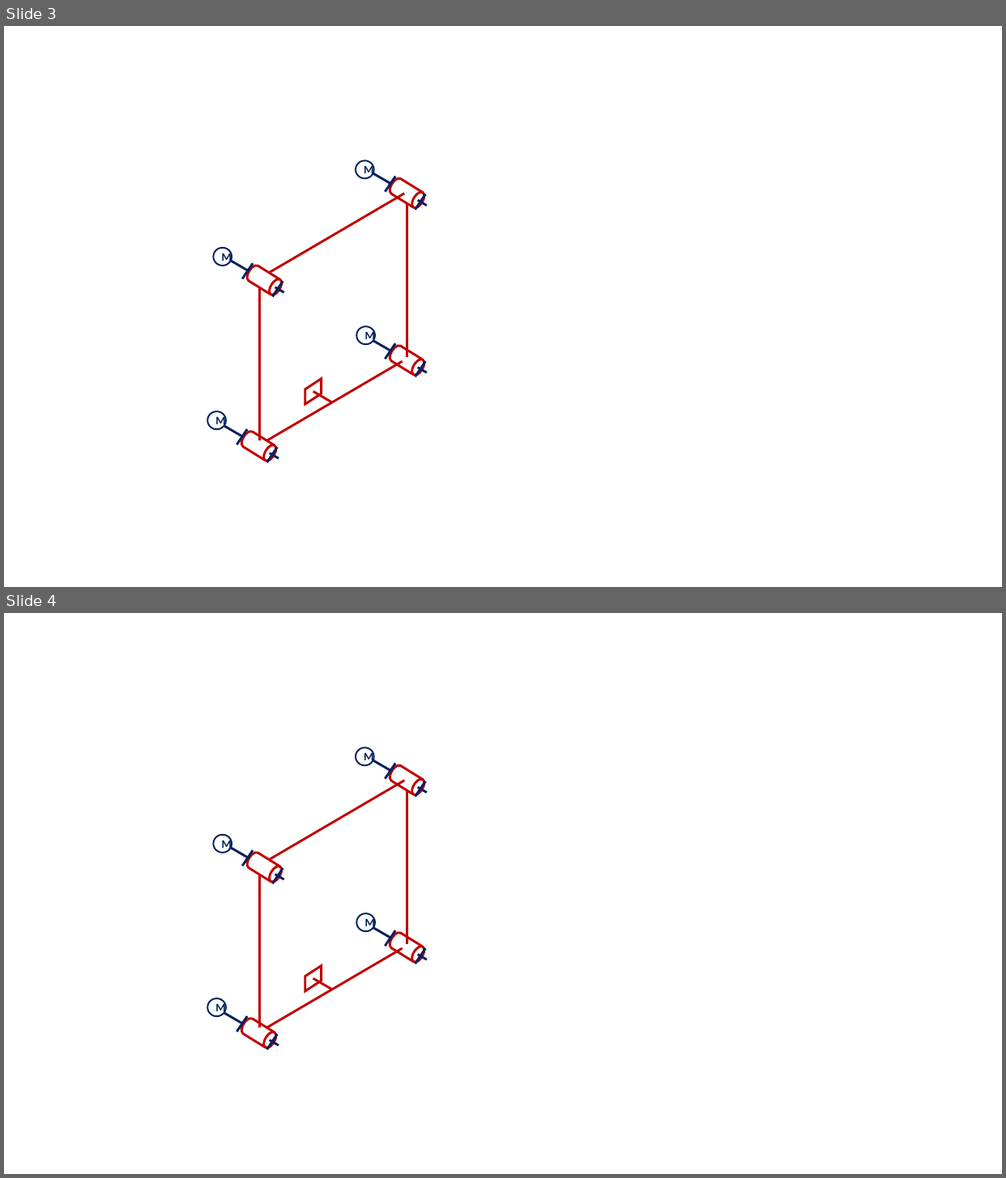
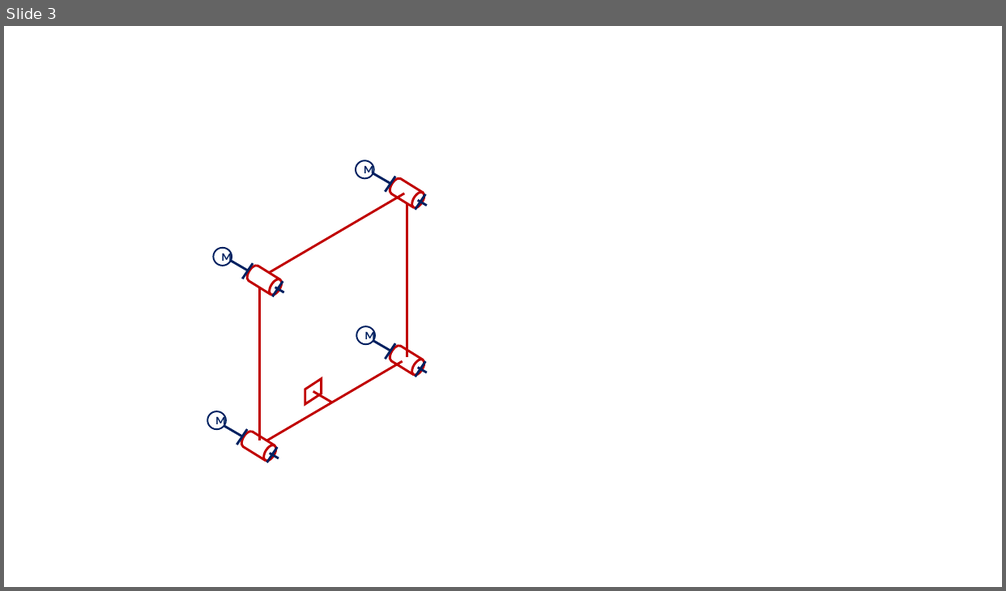
Before and after one commit to xpessoles/TP_Sujets, a slide deck: Figures.pptx. Shown one above the other, each under a label of ours: slides 3 and 4 before the commit, slide 3 after it. The pictures are 1006x1178 and 1006x591 pixels, drawn with LibreOffice and Linux fonts; fonts in the diff are those of the drawing; background and template pictures are left out. Boxes give left, top, right and bottom in pixels: in the first picture for what was removed or moved away, otherwise in the second. Text is boxed around its words. In the diff, an @@ line names an element or a change of style, - is before the commit and + after.

```diff
--- a/Figures.pptx
+++ b/Figures.pptx
@@ slide 4 removed at (x1=4, y1=613, x2=1002, y2=1174), background #FFFFFF; not listed: 1 template element that a slide beside it also shows @@
@@ ellipse removed at (x1=356, y1=747, x2=374, y2=766) @@
-M
@@ line removed from (404, 781) to (269, 860) @@
@@ group removed at (x1=373, y1=760, x2=427, y2=797): 4 lines, 1 cylinder @@
@@ line removed from (407, 944) to (407, 790) @@
@@ ellipse removed at (x1=214, y1=835, x2=232, y2=853) @@
-M
@@ group removed at (x1=230, y1=847, x2=284, y2=884): 4 lines, 1 cylinder @@
@@ line removed from (260, 1029) to (260, 875) @@
@@ ellipse removed at (x1=356, y1=914, x2=375, y2=932) @@
-M
@@ line removed from (403, 948) to (266, 1028) @@
@@ group removed at (x1=373, y1=927, x2=427, y2=965): 4 lines, 1 cylinder @@
@@ parallelogram removed at (x1=305, y1=966, x2=322, y2=992) @@
@@ ellipse removed at (x1=207, y1=999, x2=226, y2=1016) @@
-M
@@ line removed from (332, 990) to (313, 979) @@
@@ group removed at (x1=225, y1=1013, x2=279, y2=1050): 4 lines, 1 cylinder @@
```
Also in this commit, not shown: 2 slides added.
